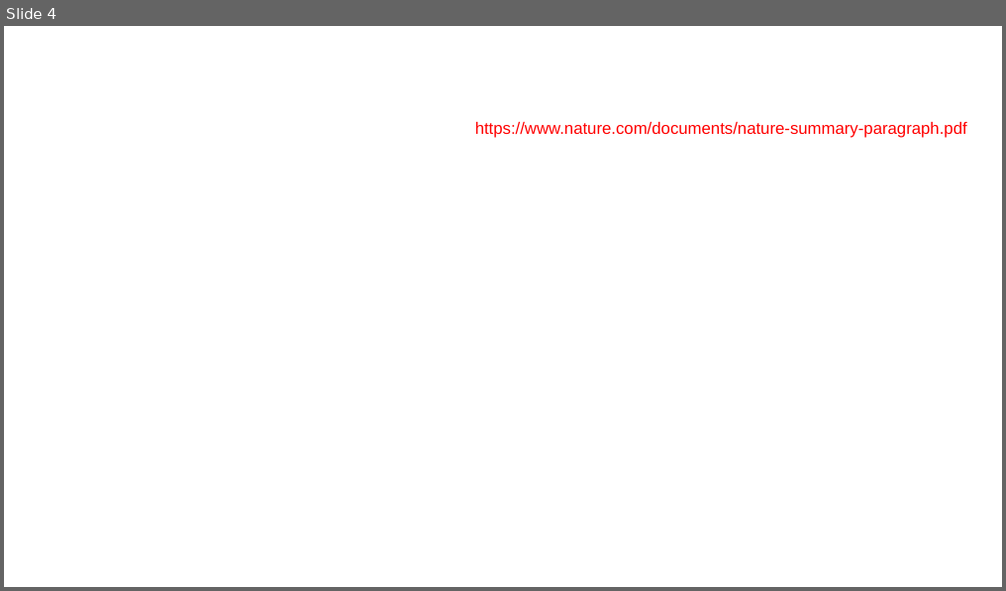
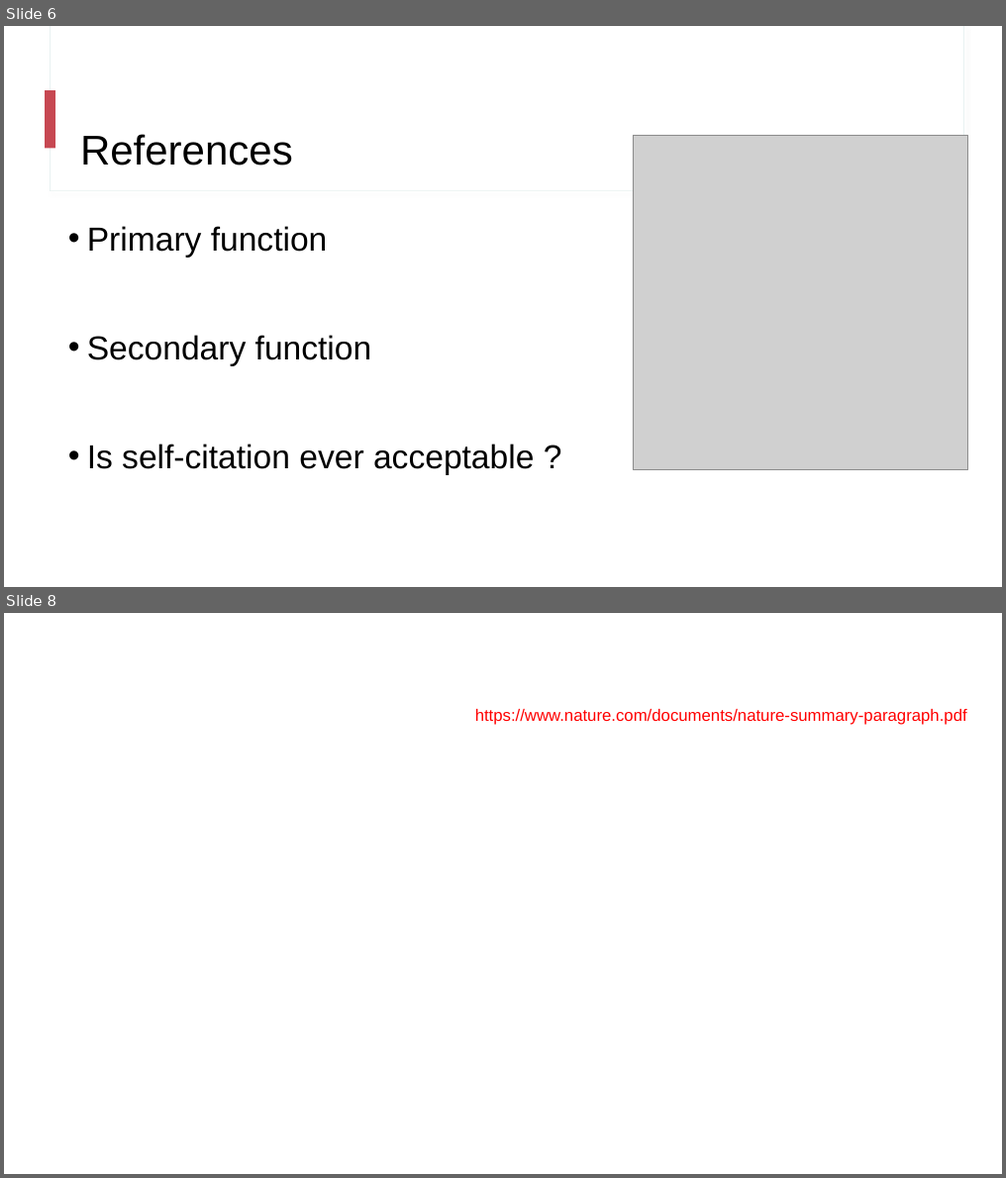
Before and after one commit to nslavov/SlavovLab, a slide deck: teaching/NS_2.pptx. Shown one above the other, each under a label of ours: slide 4 before the commit, slides 6 and 8 after it; the slides between them are not shown. The pictures are 1006x591 and 1006x1178 pixels, drawn with LibreOffice and Linux fonts; fonts in the diff are those of the drawing; grey boxes stand for pictures; background and template pictures are left out. Boxes give left, top, right and bottom in pixels: in the first picture for what was removed or moved away, otherwise in the second. Text is boxed around its words. In the diff, an @@ line names an element or a change of style, - is before the commit and + after.

```diff
--- a/teaching/NS_2.pptx
+++ b/teaching/NS_2.pptx
@@ slide 6 added at (4,26,1002,587), background #FFFFFF @@
@@ rectangle added at (50,26,963,191), fill #FFFFFF, outline #E5F0EF 0.75 pt @@
@@ rectangle added at (51,26,963,190), fill #FFFFFF @@
@@ rectangle added at (46,90,55,148), fill #C74852 @@
@@ title added at (80,134,293,166), 40 pt, text #000000 @@
+References
@@ picture added at (633,135,968,470) @@
@@ text added at (87,226,534,475), 32 pt, text #000000 @@
+• Primary function
+• Secondary function
+• Is self-citation ever acceptable ?
@@ what was slide 4 is now slide 8 @@
```
Also in this commit, not shown: 1 slide changed, 8 other slides added, 1 slide removed.
